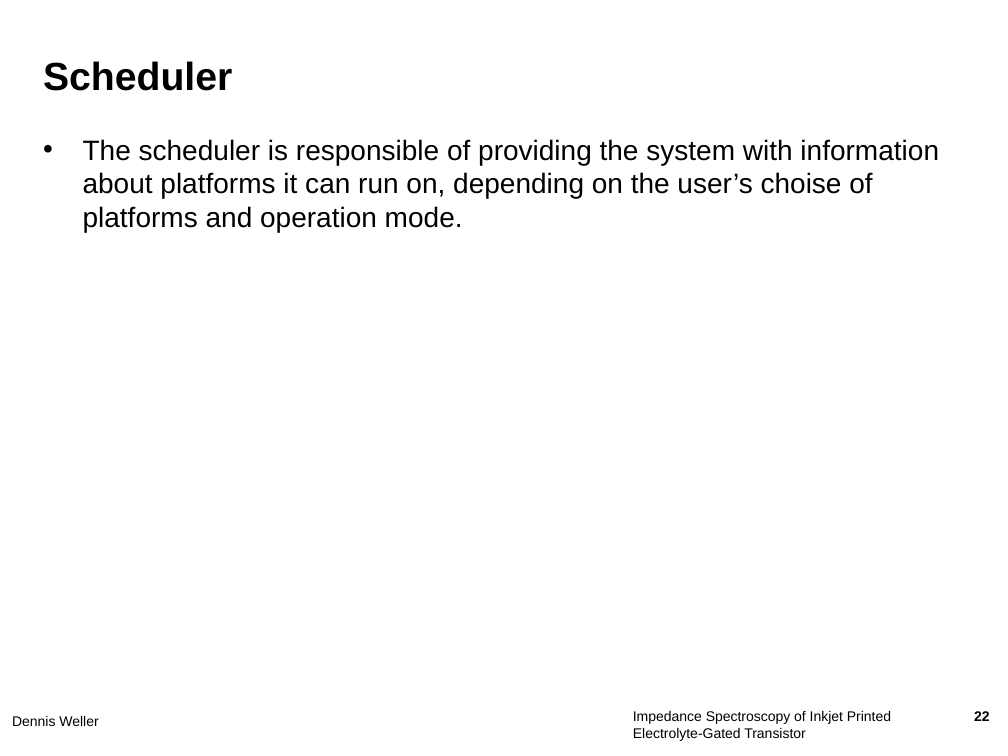
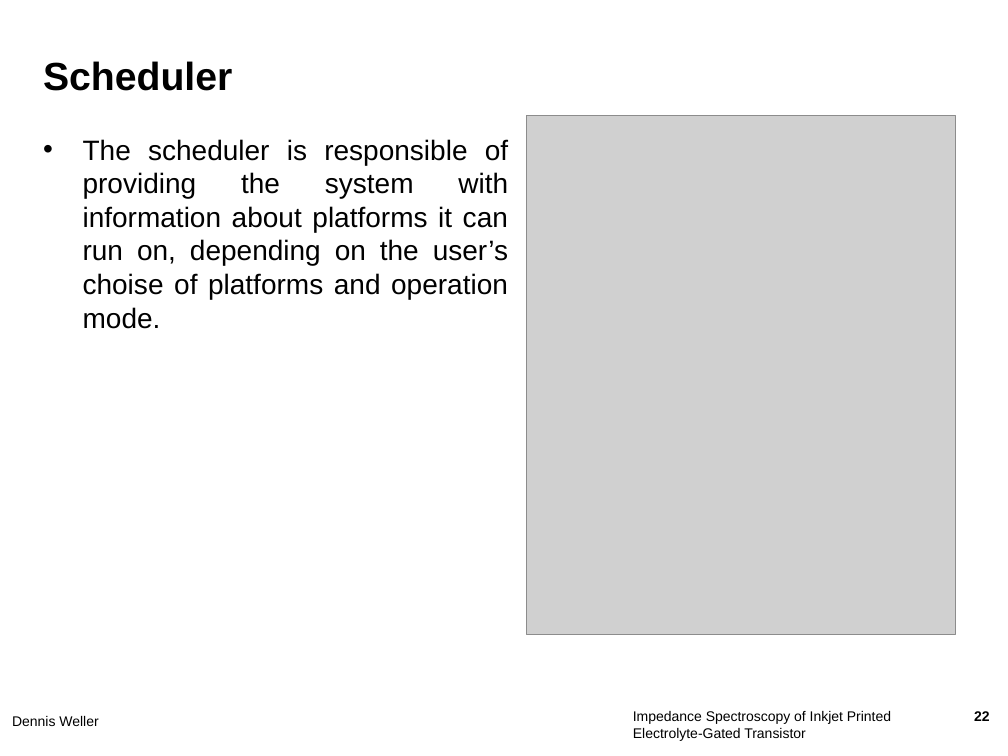
Before and after one commit to MehyarCh/HEPICS, a slide deck: slide 22 of Test-Document/TEST_PPT_2.0.pptx. Drawn at 1008x756 pixels with LibreOffice and Linux fonts; fonts in the diff are those of the drawing; grey boxes stand for pictures; background and template pictures are left out. Boxes give left, top, right and bottom in pixels: in the first picture for what was removed or moved away, otherwise in the second. Text is boxed around its words. In the diff, an @@ line names an element or a change of style, - is before the commit and + after.

```diff
--- a/Test-Document/TEST_PPT_2.0.pptx
+++ b/Test-Document/TEST_PPT_2.0.pptx
@@ picture added at [526,116,956,635] @@
@@ text "The scheduler is responsible of ..." at [83,139,508,329]: alignment left to justified @@
```
Also in this commit, not shown: 3 other slides changed.
